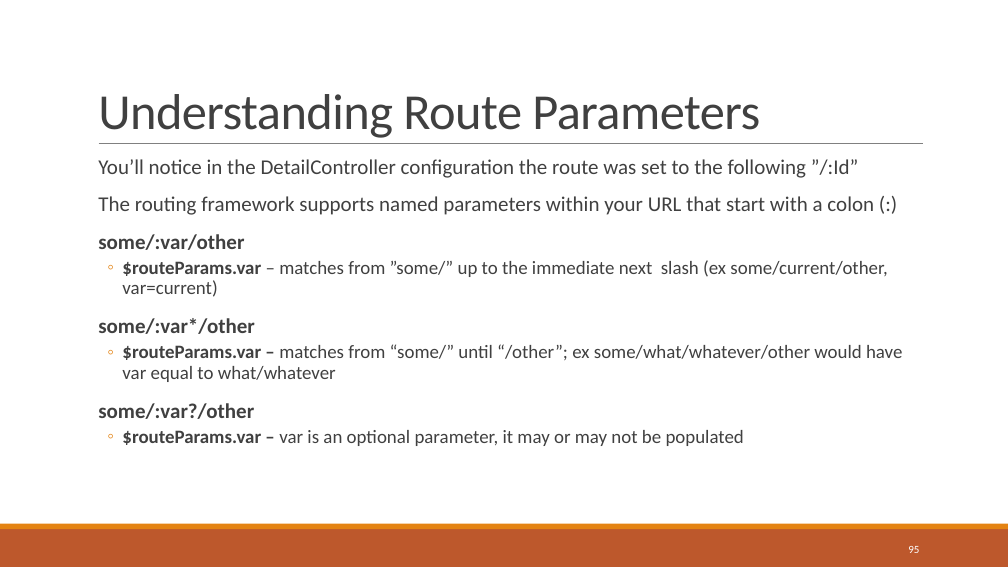
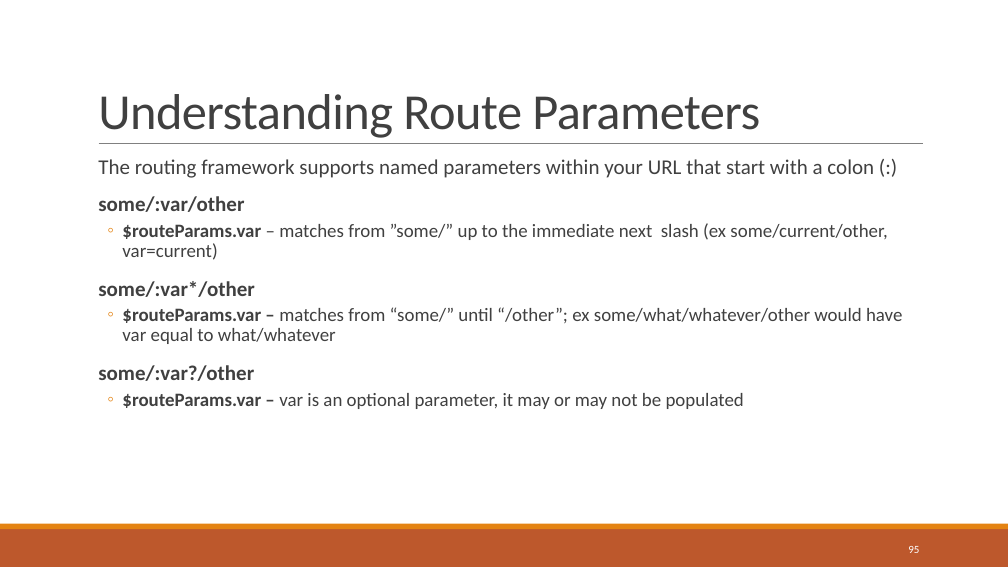
Before and after one commit to sbechtold/angularjs, a slide deck: slide 95 of materials/AngularJS.pptx. Drawn at 1008x567 pixels with LibreOffice and Linux fonts; fonts in the diff are those of the drawing. Boxes give left, top, right and bottom in pixels: in the first picture for what was removed or moved away, otherwise in the second. Text is boxed around its words. In the diff, an @@ line names an element or a change of style, - is before the commit and + after.

Commit message:
Altered the powerpoint becuase the routing section was rough and changed the test and controllers to remove bad references

```diff
--- a/materials/AngularJS.pptx
+++ b/materials/AngularJS.pptx
@@ text at bbox=[98, 159, 859, 178]: paragraph removed @@
-  You’ll notice in the DetailController configuration the route was set to the following ”/:Id”
```
Also in this commit, not shown: 1 other slide changed, 2 other files.
